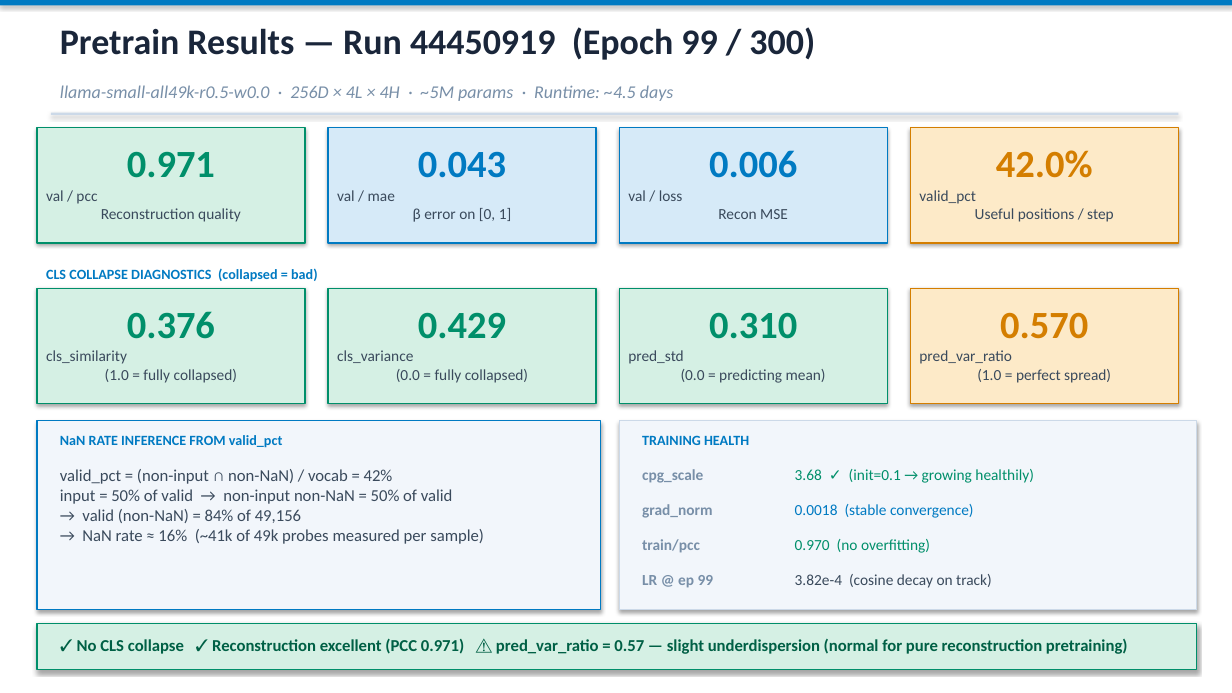
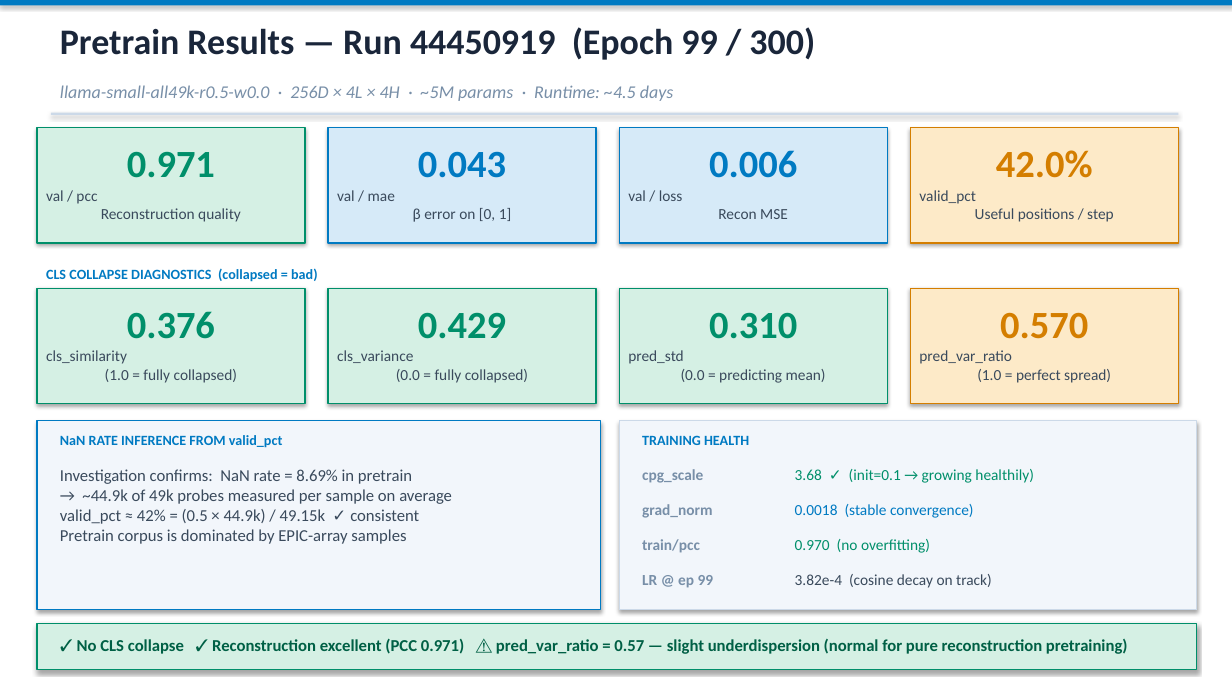
Before and after one commit to netanelazran11/BiomedSciAI_ACL_Project, a slide deck: slide 10 of methyl/NaN_Handling_MethylLlama.pptx. Drawn at 1232x693 pixels with LibreOffice and Linux fonts; fonts in the diff are those of the drawing. Boxes give left, top, right and bottom in pixels: in the first picture for what was removed or moved away, otherwise in the second. Text is boxed around its words. In the diff, an @@ line names an element or a change of style, - is before the commit and + after.

```diff
--- a/methyl/NaN_Handling_MethylLlama.pptx
+++ b/methyl/NaN_Handling_MethylLlama.pptx
@@ text at bbox=[60, 469, 452, 544]: text changed @@
-valid_pct = (non-input ∩ non-NaN) / vocab = 42%
-input = 50% of valid → non-input non-NaN = 50% of valid
-→ valid (non-NaN) = 84% of 49,156
-→ NaN rate ≈ 16% (~41k of 49k probes measured per sample)
+Investigation confirms: NaN rate = 8.69% in pretrain
+→ ~44.9k of 49k probes measured per sample on average
+valid_pct ≈ 42% = (0.5 × 44.9k) / 49.15k ✓ consistent
+Pretrain corpus is dominated by EPIC-array samples
```
Also in this commit, not shown: 2 other slides changed, 2 slides added, 2 slides removed, 1 other file.
